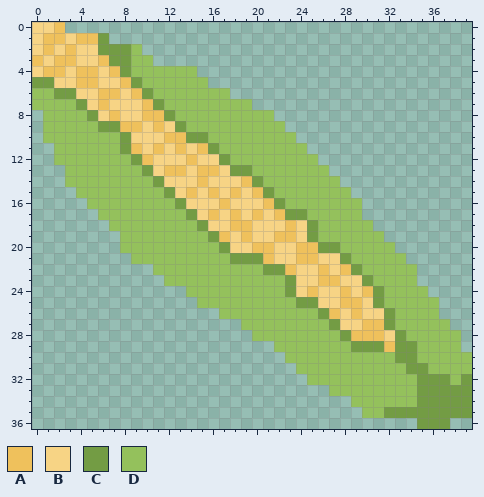
Pixel-art sprite, stored at core/assets/corn.png. This is how it looked before the edit.
The file is 40x37 pixels.
Palette (. is transparent): A #efc15c  B #f7d485  C #739c44  D #94c15c
Pixels before, first column x 0:
 0 BBA.....................................
 1 BAABAAC.................................
 2 BABABBCCCD..............................
 3 ABAABBACCDD.............................
 4 BAABAABACDDDDDD.........................
 5 CCBBAABBACDDDDDD........................
 6 DDCCBBAABACDDDDDDD......................
 7 DDDDCBABBBACDDDDDDDD....................
 8 .DDDDCBABBAACDDDDDDDDD..................
 9 .DDDDDCCAABABCDDDDDDDDD.................
10 .DDDDDDDCBBBAACCDDDDDDDD................
11 ..DDDDDDCABABABACDDDDDDDD...............
12 ..DDDDDDDCABBBABBCDDDDDDDD..............
13 ...DDDDDDDCBAABAABCCDDDDDDD.............
14 ...DDDDDDDDCBBBABBBACDDDDDDD............
15 ....DDDDDDDDCBABABABACDDDDDDD...........
16 .....DDDDDDDDCBBBABBBACDDDDDDD..........
17 ......DDDDDDDDCBABABABACCDDDDD..........
18 .......DDDDDDDDCBBAABBBABCDDDDD.........
19 ........DDDDDDDDCABABBAABCDDDDDD........
20 ........DDDDDDDDDCBBAABBAACCDDDDD.......
21 .........DDDDDDDDDCCCABBAABBCDDDDD......
22 ...........DDDDDDDDDDCCABBABACDDDDD.....
23 ............DDDDDDDDDDDCBBAABBCDDDD.....
24 ..............DDDDDDDDDCBABBABACDDDD....
25 ...............DDDDDDDDDCCBBAABCDDDDD...
26 .................DDDDDDDDDCABABBCDDDD...
27 ...................DDDDDDDDCBBAACDDDDD..
28 ....................DDDDDDDDCAAABCDDDDD.
29 ......................DDDDDDDCCCACCDDDD.
30 .......................DDDDDDDDDDCCDDDDD
31 ........................DDDDDDDDDDCCDDDD
32 .........................DDDDDDDDDDCCCDC
33 ...........................DDDDDDDDCCCCC
34 .............................DDDDDDCCCCC
35 ..............................DDCCCCCCCC
36 ...................................CCC..
And afterwards:
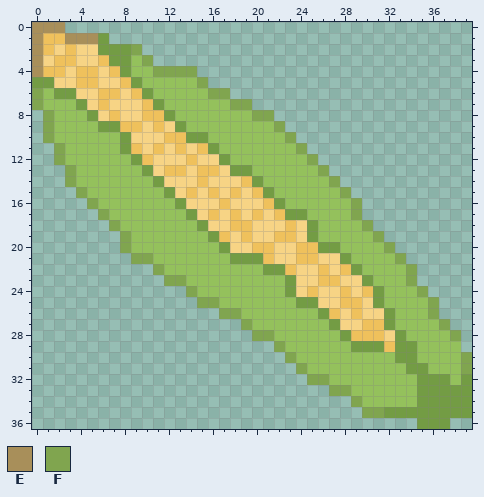
Colours new in this view: E #a88f5a  F #80a54f
Diff:
Colour E replaces colour A in row 0 at x 2; in row 1 at x 4 to 5; in row 3 at x 0.
Colour E replaces colour B in row 0 at x 0 to 1; in row 1 at x 0 and 3; in row 2 at x 0; in row 4 at x 0.
Colour F replaces colour D in row 2 at x 9; in row 3 at x 10; in row 4 at x 11 to 14; in row 5 at x 15; in row 6 at x 0 and 16 to 17; in row 7 at x 0 and 18 to 19.
Colour F replaces colour D in row 8 at x 1 and 20 to 21; in row 9 at x 1 and 22; in row 10 at x 1 and 23; in row 11 at x 2 and 24; in row 12 at x 2 and 25; in row 13 at x 3 and 26.
Colour F replaces colour D in row 14 at x 3 and 27; in row 15 at x 4 and 28; in row 16 at x 5 and 29; in row 17 at x 6 and 29; in row 18 at x 7 and 30; in row 19 at x 8 and 31.
Colour F replaces colour D in row 20 at x 8 and 32; in row 21 at x 9 to 10 and 33; in row 22 at x 11 and 34; in row 23 at x 12 to 13 and 34; in row 24 at x 14 and 35; in row 25 at x 15 to 16 and 36.
Colour F replaces colour D in row 26 at x 17 to 18 and 36; in row 27 at x 19 and 37; in row 28 at x 20 to 21 and 38; in row 29 at x 22; in row 30 at x 23 and 39; in row 31 at x 24 and 39.
Colour F replaces colour D in row 32 at x 25 to 26; in row 33 at x 27 to 28; in row 34 at x 29; in row 35 at x 30 to 31.
Where, in picture pixels (left, top, right, bottom), the same in both pictures:
changed: (32, 22, 472, 418)
